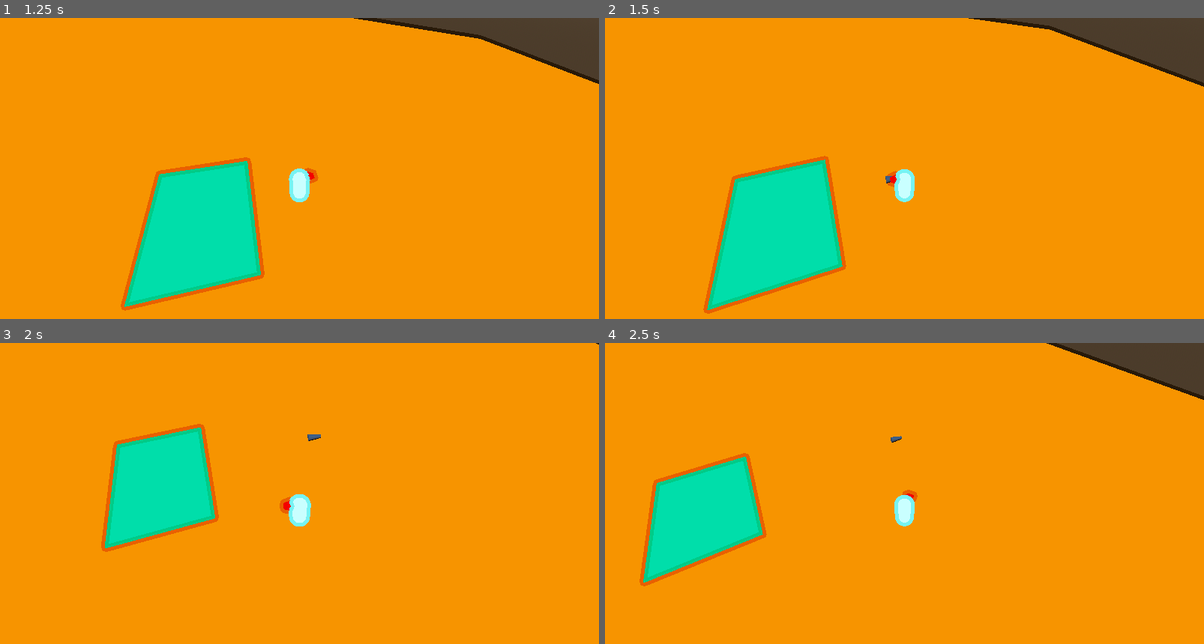
Above: before the commit, frames 1-4 (two rows, left to right).
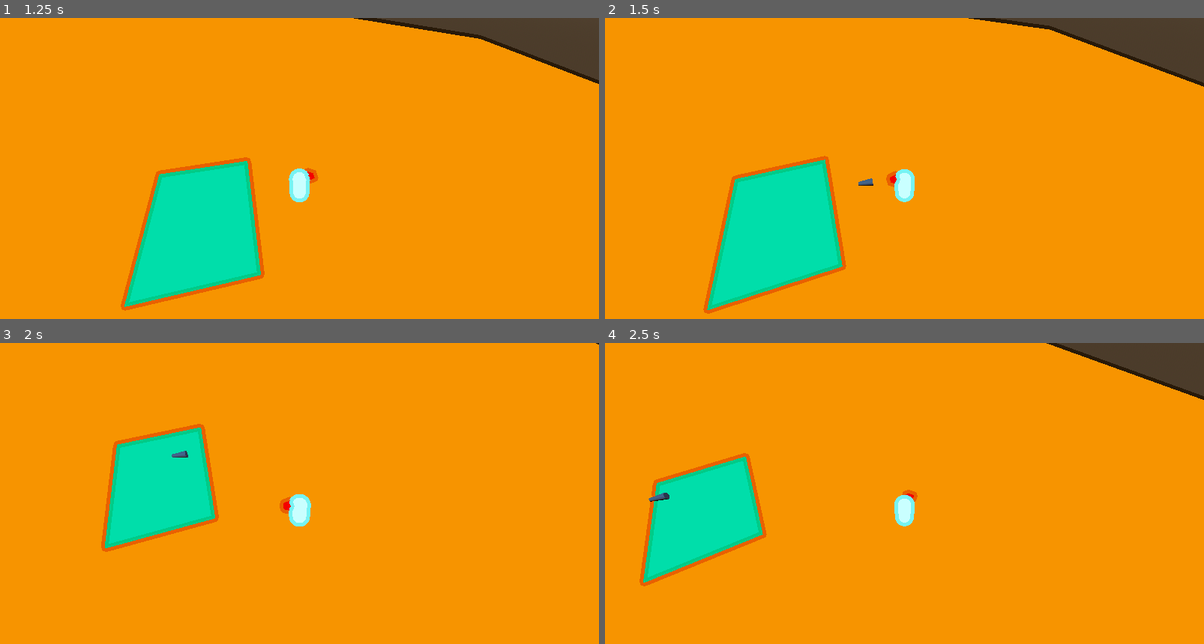
Above: after the commit, the same moments.

Repository: Kaplin86/Router-Rebellion
Game: Godot game, scene res://scenes/testing.tscn
Two runs of this game, one before a commit and one after it. Both use one fixed random seed, a clock stepped at 60 frames per second and the inputs below.
Inputs (mouse positions are in pixels of both pictures, inside the frame that each line leads up to):
- Up to frame 1 (1.25 s): tap Enter at 0.5 s; move the mouse to (431, 168) at 0.52 s; hold D (east) from 0.53 s (still down); hold Shift (line, bound only after the commit) from 0.53 s (still down)
- Up to frame 2 (1.5 s): move the mouse to (784, 201) at 1.27 s; release D (east) at 1.28 s; release Shift (line, bound only after the commit) at 1.28 s; hold S (south) from 1.28 s (still down); click (784, 201) at 1.35 s
- Up to frame 3 (2 s): keep holding S (south); tap Shift (line, bound only after the commit) at 1.55 s
- Up to frame 4 (2.5 s): move the mouse to (964, 436) at 2.02 s; release S (south) at 2.03 s; hold D (east) from 2.03 s (still down); hold Shift (line, bound only after the commit) from 2.03 s (still down)

Frame 1 is identical in both runs. In frame 2, less than 0.1% of the frame differs, in the area x 42-48%, y 52-56%; in frame 3, less than 0.1%; in frame 4, less than 0.1%, in the area x 7-50%, y 30-53%.

Commit message:
rough node movement and lines

Diff:
--- a/project.godot
+++ b/project.godot
@@ -58,6 +58,12 @@
 "events": [Object(InputEventMouseButton,"resource_local_to_scene":false,"resource_name":"","device":-1,"window_id":0,"a …(257 unchanged characters)…
 ]
 }
+line={
+"deadzone": 0.2,
+"events": [Object(InputEventKey,"resource_local_to_scene":false,"resource_name":"","device":-1,"window_id":0,"alt_pressed":false,"shift_pressed":false,"ctrl_pressed":false,"meta_pressed":false,"pressed":false,"keycode":0,"physical_keycode":4194325,"key_label":0,"unicode":0,"location":0,"echo":false,"script":null)
+, Object(InputEventJoypadButton,"resource_local_to_scene":false,"resource_name":"","device":-1,"button_index":10,"pressure":0.0,"pressed":false,"script":null)
+]
+}
 
 [physics]
 
--- /dev/null
+++ b/scenes/factory/baseFactoryRealm.tscn
@@ -0,0 +1,31 @@
+[gd_scene format=3 uid="uid://cje3v4hkp0lki"]
+
+[ext_resource type="Script" uid="uid://co3f66ymnxl8l" path="res://scripts/factoryManager.gd" id="1_6e2gi"]
+[ext_resource type="Resource" uid="uid://bch3e15mv7d46" path="res://scripts/resources/factoryTest.tres" id="2_4tpoi"]
+
+[node name="Control" type="Control" unique_id=759201573 node_paths=PackedStringArray("graph", "drawline")]
+layout_mode = 3
+anchors_preset = 15
+anchor_right = 1.0
+anchor_bottom = 1.0
+grow_horizontal = 2
+grow_vertical = 2
+script = ExtResource("1_6e2gi")
+save = ExtResource("2_4tpoi")
+graph = NodePath("GraphEdit")
+drawline = NodePath("GraphEdit/DrawingLine")
+
+[node name="GraphEdit" type="GraphEdit" parent="." unique_id=727612001]
+layout_mode = 1
+anchors_preset = 15
+anchor_right = 1.0
+anchor_bottom = 1.0
+grow_horizontal = 2
+grow_vertical = 2
+
+[node name="DrawingLine" type="Line2D" parent="GraphEdit" unique_id=649384183]
+visible = false
+points = PackedVector2Array(0, 0, 0, 0)
+
+[connection signal="node_deselected" from="GraphEdit" to="." method="deselect"]
+[connection signal="node_selected" from="GraphEdit" to="." method="select"]
--- /dev/null
+++ b/scenes/factory/factoryNode.tscn
@@ -0,0 +1,35 @@
+[gd_scene format=3 uid="uid://bmci4fvto72aa"]
+
+[node name="GraphElement" type="GraphElement" unique_id=2080973253]
+anchors_preset = -1
+anchor_left = 0.058159724
+anchor_top = 0.1712963
+anchor_right = 0.28125
+anchor_bottom = 0.4830247
+position_offset = Vector2(67, 111)
+metadata/_edit_use_anchors_ = true
+
+[node name="PanelContainer" type="PanelContainer" parent="." unique_id=1191904808]
+layout_mode = 2
+size_flags_horizontal = 3
+size_flags_vertical = 3
+mouse_filter = 1
+
+[node name="Label" type="Label" parent="PanelContainer" unique_id=398551956]
+custom_minimum_size = Vector2(0, 63.055)
+layout_mode = 2
+size_flags_vertical = 0
+theme_override_font_sizes/font_size = 32
+text = "Inventory"
+horizontal_alignment = 1
+vertical_alignment = 1
+autowrap_mode = 2
+
+[node name="Label2" type="Label" parent="PanelContainer" unique_id=2109407394]
+custom_minimum_size = Vector2(0, 132.665)
+layout_mode = 2
+size_flags_vertical = 8
+text = "This uses the item in the first slot. "
+horizontal_alignment = 1
+vertical_alignment = 1
+autowrap_mode = 2
--- a/scenes/player.tscn
+++ b/scenes/player.tscn
@@ -36,7 +36,7 @@
 surface_material_override/0 = SubResource("StandardMaterial3D_u8vuu")
 
 [node name="Marker3D" type="Marker3D" parent="." unique_id=1011424493]
-transform = Transform3D(-1, 0, 8.742278e-08, 0, 1, 0, -8.742278e-08, 0, -1, 0, 0, -0.7652919)
+transform = Transform3D(1, 0, 0, 0, 1, 0, 0, 0, 1, 0, 0, -0.7652919)
 
 [node name="ShootingManager" type="Node" parent="." unique_id=676399713 node_paths=PackedStringArray("shootPos")]
 script = ExtResource("2_g2els")
--- /dev/null
+++ b/scripts/factoryManager.gd
@@ -0,0 +1,77 @@
+extends Control
+
+@export var save : FactorySave
+@export var graph : GraphEdit
+@export var drawline : Line2D
+
+var baseNode = preload("res://scenes/factory/factoryNode.tscn")
+
+
+var selectedNode : GraphElement = null
+var resourceToNodes : Dictionary[FactoryNode,GraphElement] = {}
+
+var startSelectPos = Vector2.ZERO
+
+
+var connectionLines = []
+
+func loadSave():
+	for I in save.nodes:
+		var newNode : GraphElement= baseNode.instantiate()
+		resourceToNodes[I] = newNode
+		graph.add_child(newNode)
+
+		newNode.position_offset_changed.connect(onNodeDrag.bind(newNode))
+
+	for I in save.nodePositions:
+		if resourceToNodes.has(I):
+			var node = resourceToNodes[I]
+			node.position_offset = save.nodePositions[I]
+
+
+func _process(delta):
+	for I in connectionLines:
+		I.queue_free()
+	connectionLines.clear()
+
+	for I in save.nodeConnections:
+		print("connections are", save.nodeConnections[I])
+		drawLine(I,save.nodeConnections[I])
+
+	if selectedNode and Input.is_action_pressed("line"):
+		drawLineToMouse(selectedNode)
+		drawline.visible = true
+	else:
+		drawline.visible = false
+
+func _ready():
+	loadSave()
+
+func onNodeDrag(node : GraphElement):
+	var resource : FactoryNode = resourceToNodes.find_key(node)
+	save.nodePositions[resource] = node.position_offset
+
+func select(node):
+	selectedNode = node
+	selectedNode.modulate = Color.RED
+
+	startSelectPos = selectedNode.global_position - get_global_mouse_position()
+
+func deselect(node):
+	if node == selectedNode:
+		selectedNode.modulate = Color.WHITE
+		selectedNode = null
+
+func drawLineToMouse(startingNode : GraphElement):
+	drawline.points[0] = startingNode.global_position - startSelectPos
+	drawline.points[1] = get_global_mouse_position()
+
+func drawLine(RootNode : FactoryNode, connectedNode : Array):
+	for I in connectedNode:
+		var newLine = Line2D.new()
+		var node1 = resourceToNodes[RootNode]
+		var node2 = resourceToNodes[I]
+		add_child(newLine)
+		newLine.add_point(node1.global_position)
+		newLine.add_point(node2.global_position)
+		connectionLines.append(newLine)
--- /dev/null
+++ b/scripts/resources/factoryNode.gd
@@ -0,0 +1,8 @@
+extends Resource
+class_name FactoryNode
+
+@export var type := ""
+@export var settings = {}
+
+func _to_string():
+	return type
--- /dev/null
+++ b/scripts/resources/factorySave.gd
@@ -0,0 +1,6 @@
+extends Resource
+class_name FactorySave
+
+@export var nodes : Array[FactoryNode] = []
+@export var nodePositions : Dictionary[FactoryNode,Vector2] = {}
+@export var nodeConnections : Dictionary[FactoryNode,Array] = {}
--- /dev/null
+++ b/scripts/resources/factoryTest.tres
@@ -0,0 +1,33 @@
+[gd_resource type="Resource" script_class="FactorySave" format=3 uid="uid://bch3e15mv7d46"]
+
+[ext_resource type="Script" uid="uid://diqnci5ult8vm" path="res://scripts/resources/factoryNode.gd" id="1_x2uyr"]
+[ext_resource type="Script" uid="uid://b5g7uct24kvpm" path="res://scripts/resources/factorySave.gd" id="2_fb5lx"]
+
+[sub_resource type="Resource" id="Resource_4y15m"]
+script = ExtResource("1_x2uyr")
+type = "Inventory"
+metadata/_custom_type_script = "uid://diqnci5ult8vm"
+
+[sub_resource type="Resource" id="Resource_2yvhw"]
+script = ExtResource("1_x2uyr")
+type = "Splitter"
+metadata/_custom_type_script = "uid://diqnci5ult8vm"
+
+[sub_resource type="Resource" id="Resource_4mdys"]
+script = ExtResource("1_x2uyr")
+type = "Output"
+metadata/_custom_type_script = "uid://diqnci5ult8vm"
+
+[resource]
+script = ExtResource("2_fb5lx")
+nodes = Array[ExtResource("1_x2uyr")]([SubResource("Resource_4y15m"), SubResource("Resource_2yvhw"), SubResource("Resource_4mdys")])
+nodePositions = Dictionary[ExtResource("1_x2uyr"), Vector2]({
+SubResource("Resource_4y15m"): Vector2(0, 0),
+SubResource("Resource_2yvhw"): Vector2(100, 0),
+SubResource("Resource_4mdys"): Vector2(200, 0)
+})
+nodeConnections = Dictionary[ExtResource("1_x2uyr"), Array]({
+SubResource("Resource_4y15m"): [SubResource("Resource_2yvhw")],
+SubResource("Resource_2yvhw"): [SubResource("Resource_4mdys")]
+})
+metadata/_custom_type_script = "uid://b5g7uct24kvpm"
Not shown, added: scripts/factoryManager.gd.uid
Not shown, added: scripts/resources/factoryNode.gd.uid
Not shown, added: scripts/resources/factorySave.gd.uid
Not shown, added: scenes/factory/baseFactoryRealm.tscn710209278.tmp
Not shown, added: scenes/factory/baseFactoryRealm.tscn715386602.tmp
